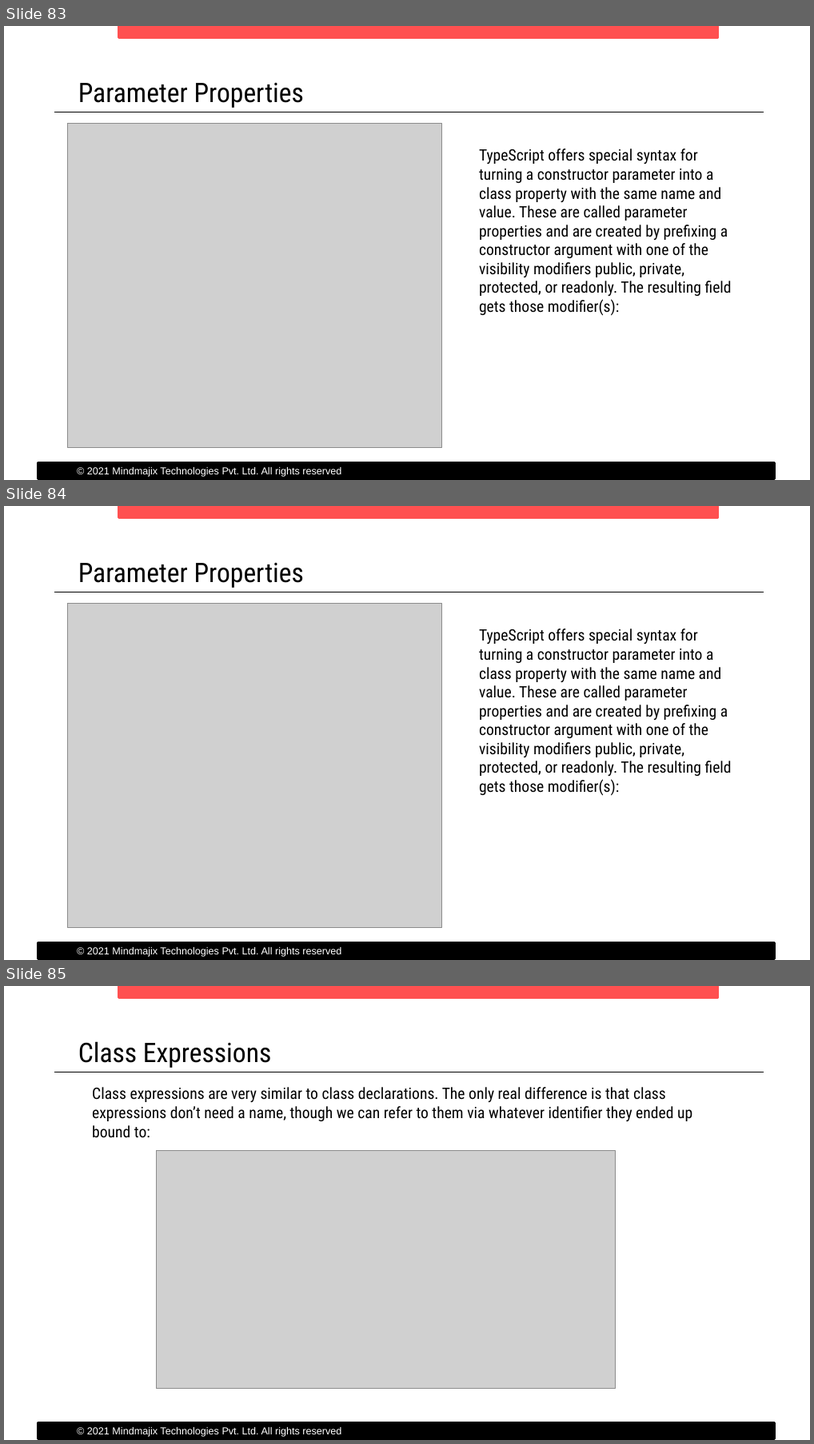
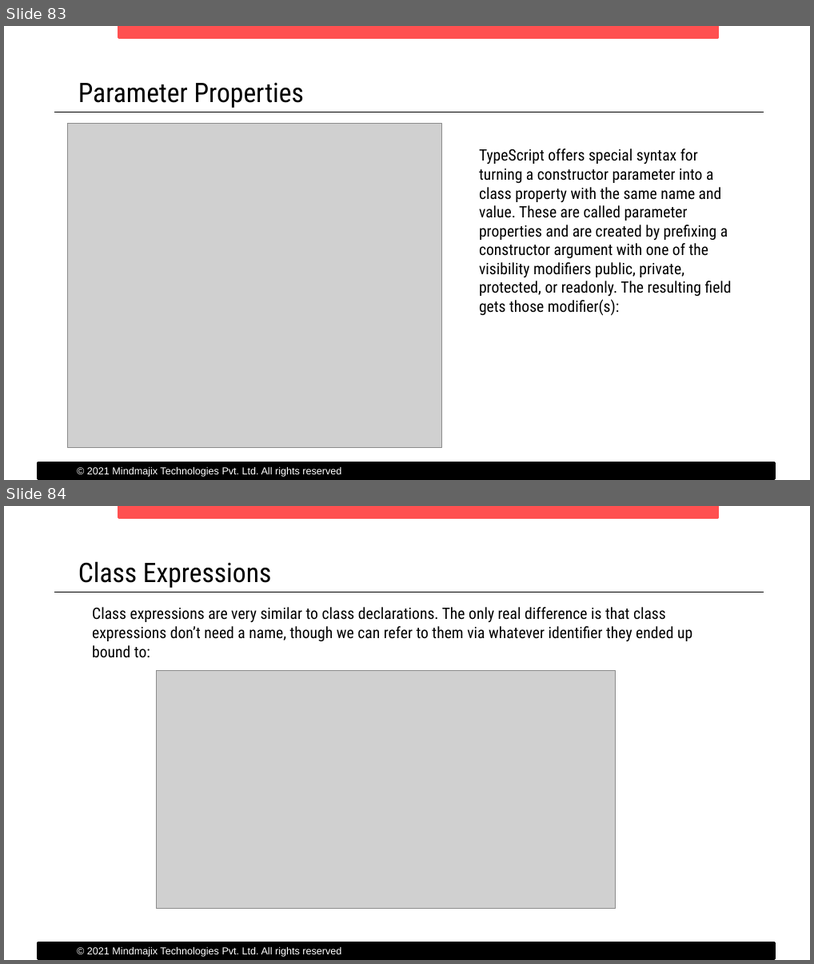
Before and after one commit to benjaminmishra/hello-typescript, a slide deck: docs/Typescript Demo.pptx. Shown one above the other, each under a label of ours: slides 83, 84 and 85 before the commit, slides 83 and 84 after it. The pictures are 814x1444 and 814x964 pixels, drawn with LibreOffice and Linux fonts; fonts in the diff are those of the drawing; grey boxes stand for pictures. Boxes give left, top, right and bottom in pixels: in the first picture for what was removed or moved away, otherwise in the second. Text is boxed around its words. In the diff, an @@ line names an element or a change of style, - is before the commit and + after.

```diff
--- a/docs/Typescript Demo.pptx
+++ b/docs/Typescript Demo.pptx
@@ slide 84 removed at (4,506,810,960), background #FFFFFF @@
@@ rectangle removed at (118,507,718,517) @@
@@ text removed at (78,563,304,588) @@
-Parameter Properties
@@ line removed from (55, 592) to (764, 592) @@
@@ picture removed at (68,604,442,928) @@
@@ text removed at (479,628,732,792) @@
-              TypeScript offers special syntax for turning a constructor parameter into a class property with the same name and value. These are called parameter properties and are created by prefixing a constructor argument with one of the visibility modifiers public, private, protected, or readonly. The resulting field gets those modifier(s):
@@ rectangle removed at (38,942,775,958) @@
@@ text removed at (87,947,342,956) @@
-© 2021 Mindmajix Technologies Pvt. Ltd. All rights reserved
@@ what was slide 85 is now slide 84 @@
```
Also in this commit, not shown: 1 slide changed, 4 other files.
